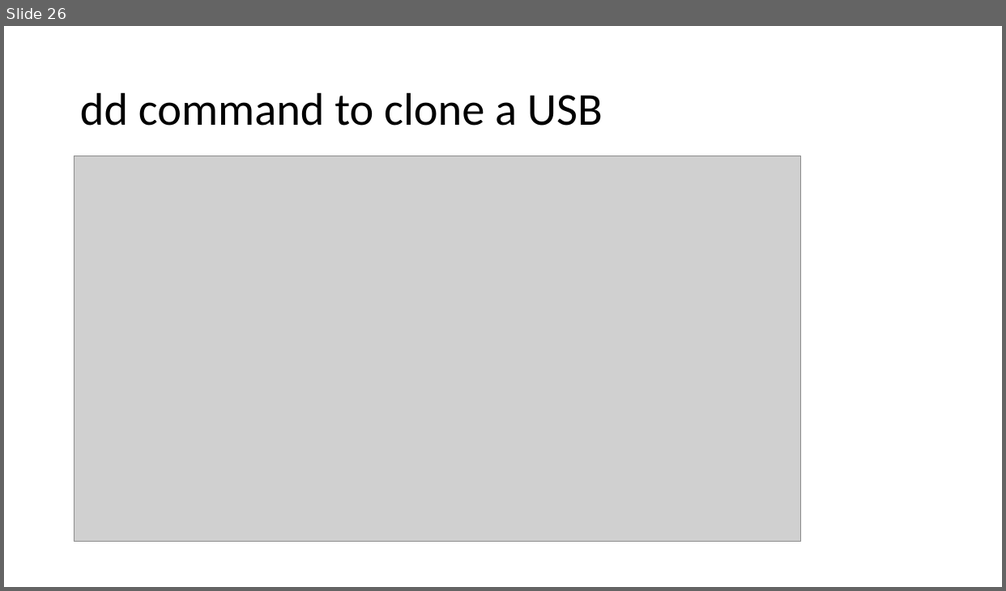
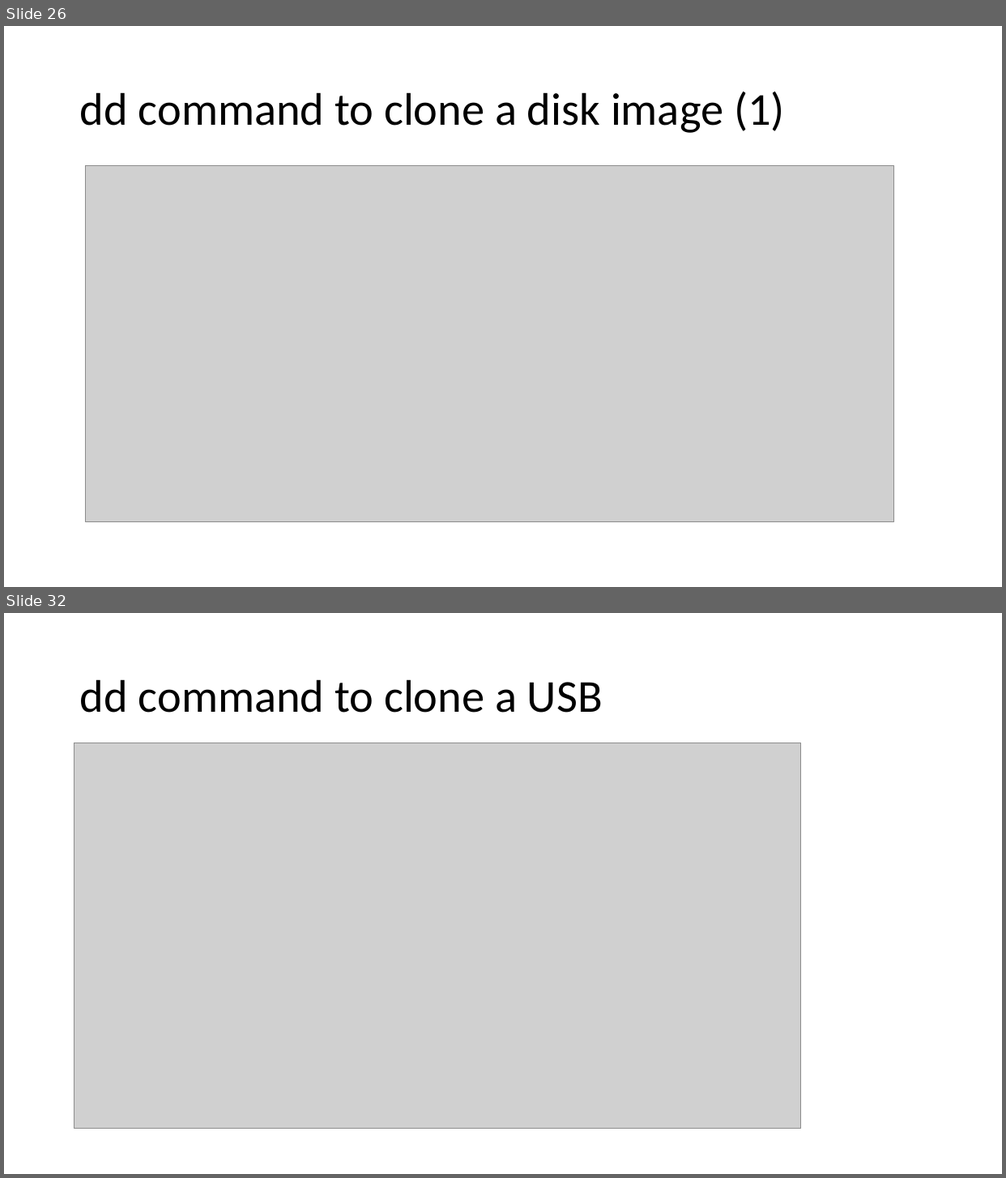
Before and after one commit to frankwxu/Digital-Forensics-Basic-Book, a slide deck: PPTs/Ch8_USB_Image_Acquisition.pptx. Shown one above the other, each under a label of ours: slide 26 before the commit, slides 26 and 32 after it; the slides between them are not shown. The pictures are 1006x591 and 1006x1178 pixels, drawn with LibreOffice and Linux fonts; fonts in the diff are those of the drawing; grey boxes stand for pictures; background and template pictures are left out. Boxes give left, top, right and bottom in pixels: in the first picture for what was removed or moved away, otherwise in the second. Text is boxed around its words. In the diff, an @@ line names an element or a change of style, - is before the commit and + after.

Commit message:
update Ch8 USB Image Acquisition presentation for Digital Forensics

```diff
--- a/PPTs/Ch8_USB_Image_Acquisition.pptx
+++ b/PPTs/Ch8_USB_Image_Acquisition.pptx
@@ slide 26 added at [4, 26, 1002, 587], background #FFFFFF @@
@@ title added at [80, 92, 785, 133], 44 pt, text #000000 @@
+dd command to clone a disk image (1)
@@ picture added at [86, 166, 895, 522] @@
@@ what was slide 26 is now slide 32 @@
```
Also in this commit, not shown: 5 other slides added.
